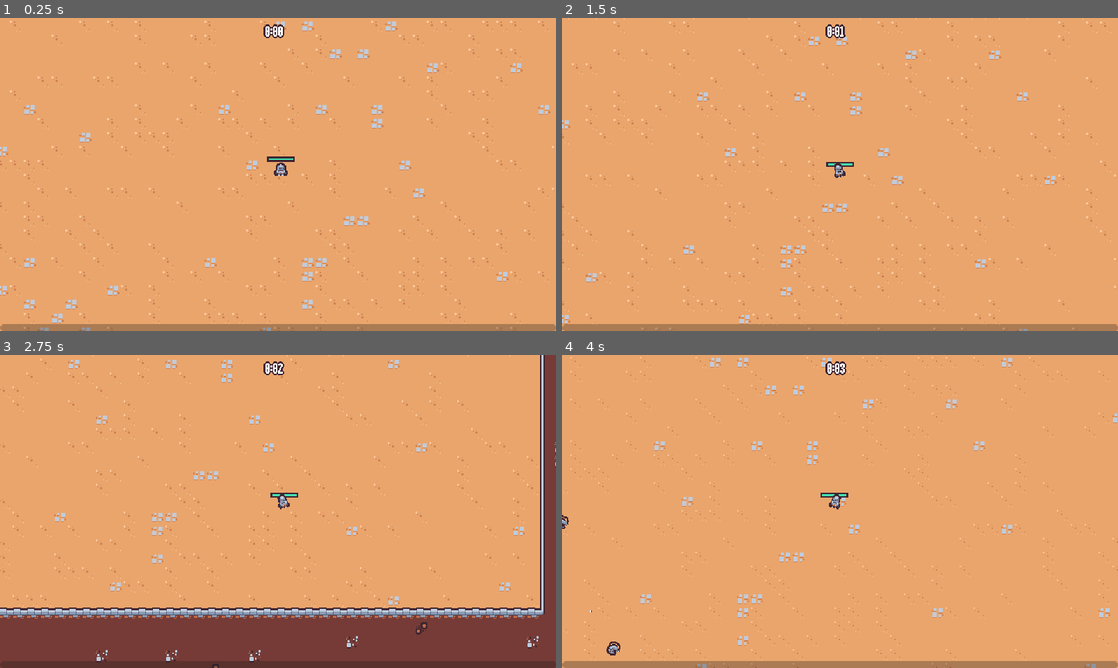
Above: before the commit, frames 1-4 (two rows, left to right).
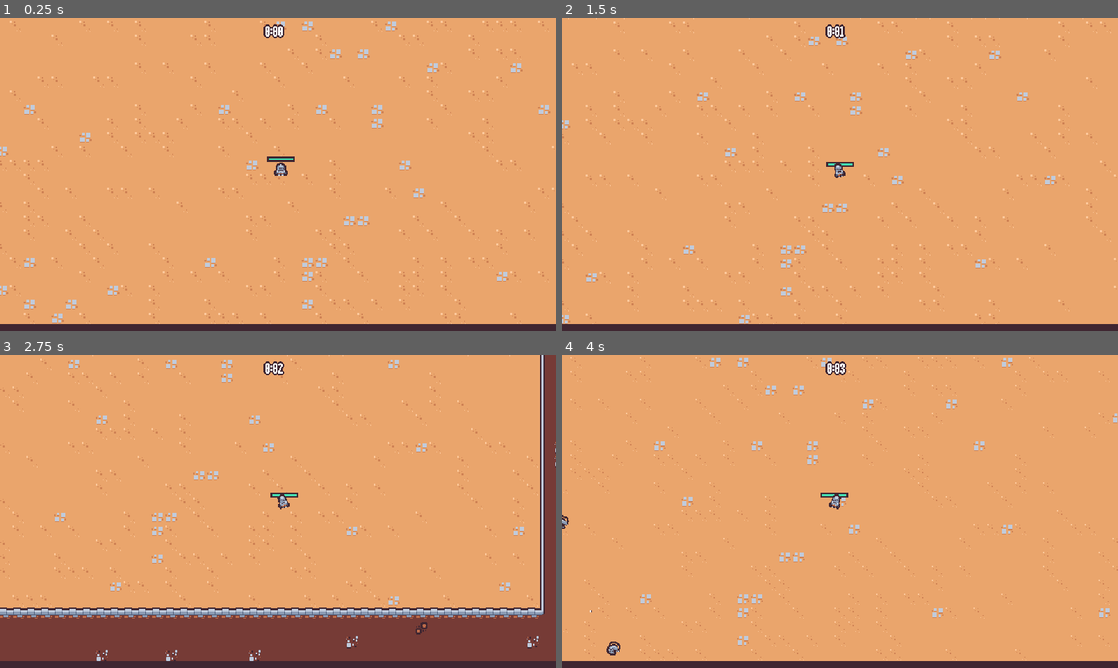
Above: after the commit, the same moments.

Repository: PWilliams0530/UdemySurvival2DGadotGame
Game: Godot game, scene res://scenes/main/main.tscn
Two runs of this game, one before a commit and one after it. Both use one fixed random seed, a clock stepped at 60 frames per second and the inputs below.
Inputs (mouse positions are in pixels of both pictures, inside the frame that each line leads up to):
- Up to frame 1 (0.25 s): no input
- Up to frame 2 (1.5 s): move the mouse to (962, 158) at 0.52 s; press the mouse at (962, 158) at 0.53 s; hold Right (move_right) 0.53-1.28 s; move the mouse to (728, 190) at 1.27 s; release the mouse at (728, 190) at 1.28 s; hold S (move_down) from 1.28 s (still down); click (728, 190) at 1.35 s
- Up to frame 3 (2.75 s): move the mouse to (333, 442) at 2.02 s; release S (move_down) at 2.03 s; press the mouse at (333, 442) at 2.03 s; hold Right (move_right) from 2.03 s (still down)
- Up to frame 4 (4 s): move the mouse to (812, 574) at 2.77 s; release Right (move_right) at 2.78 s; release the mouse at (812, 574) at 2.78 s; hold Up (move_up) 2.78-3.53 s; click (812, 574) at 2.85 s; move the mouse to (1006, 558) at 3.52 s; press the mouse at (1006, 558) at 3.53 s; hold A (move_left) from 3.53 s (still down)

The runs differ from the first frame. In frame 1, 2.2% of the frame differs, in the area x 0-100%, y 97-100%; in frame 2, 2.2%; in frame 3, 2.2%; in frame 4, 2.2%.

Commit message:
UpdatedExpBar

Diff:
--- a/resources/theme/theme.tres
+++ b/resources/theme/theme.tres
@@ -23,6 +23,17 @@
 texture_margin_bottom = 10.0
 region_rect = Rect2(0, 0, 16, 16)
 
+[sub_resource type="StyleBoxFlat" id="StyleBoxFlat_2t82b"]
+bg_color = Color(0.247059, 0.14902, 0.192157, 1)
+
+[sub_resource type="StyleBoxFlat" id="StyleBoxFlat_ble6b"]
+bg_color = Color(0.262745, 0.882353, 0.701961, 1)
+border_width_left = 2
+border_width_top = 2
+border_width_right = 2
+border_width_bottom = 2
+border_color = Color(0.247059, 0.14902, 0.192157, 1)
+
 [resource]
 default_font = ExtResource("1_i3lch")
 default_font_size = 16
@@ -30,3 +41,5 @@
 AlternatePanelContainer/styles/panel = SubResource("StyleBoxTexture_xyrq2")
 Label/constants/line_spacing = 0
 PanelContainer/styles/panel = SubResource("StyleBoxTexture_cgtn0")
+ProgressBar/styles/background = SubResource("StyleBoxFlat_2t82b")
+ProgressBar/styles/fill = SubResource("StyleBoxFlat_ble6b")
--- a/scenes/UI/experience_bar.tscn
+++ b/scenes/UI/experience_bar.tscn
@@ -1,6 +1,14 @@
-[gd_scene load_steps=2 format=3 uid="uid://dia2atumdc1l6"]
+[gd_scene load_steps=3 format=3 uid="uid://dia2atumdc1l6"]
 
 [ext_resource type="Script" path="res://scenes/UI/experience_bar.gd" id="1_cppll"]
+
+[sub_resource type="StyleBoxFlat" id="StyleBoxFlat_k30jx"]
+bg_color = Color(0.458824, 0.890196, 1, 1)
+border_width_left = 2
+border_width_top = 2
+border_width_right = 2
+border_width_bottom = 2
+border_color = Color(0.8, 0.8, 0.8, 0)
 
 [node name="ExperienceBar" type="CanvasLayer"]
 script = ExtResource("1_cppll")
@@ -18,6 +26,7 @@
 layout_mode = 2
 size_flags_vertical = 8
 mouse_filter = 2
+theme_override_styles/fill = SubResource("StyleBoxFlat_k30jx")
 max_value = 1.0
 value = 0.5
 show_percentage = false
--- a/scenes/game_objects/player/player.tscn
+++ b/scenes/game_objects/player/player.tscn
@@ -1,9 +1,48 @@
-[gd_scene load_steps=13 format=3 uid="uid://daomnp3blkx0k"]
+[gd_scene load_steps=11 format=3 uid="uid://daomnp3blkx0k"]
 
 [ext_resource type="Script" path="res://scenes/game_objects/player/player.gd" id="1_37j7f"]
 [ext_resource type="Texture2D" uid="uid://dp5rqwly1ikrc" path="res://scenes/game_objects/player/player.png" id="1_khkek"]
 [ext_resource type="PackedScene" uid="uid://c4576kfpaacyn" path="res://scenes/ability/sword_ability_controller/sword_ability_controller.tscn" id="2_1rxl0"]
 [ext_resource type="PackedScene" uid="uid://bqc54jdrffeb7" path="res://scenes/component/health_component.tscn" id="2_xbawc"]
+
+[sub_resource type="Animation" id="Animation_rlw8w"]
+length = 0.001
+tracks/0/type = "value"
+tracks/0/imported = false
+tracks/0/enabled = true
+tracks/0/path = NodePath("Visuals/Sprite2D:position")
+tracks/0/interp = 1
+tracks/0/loop_wrap = true
+tracks/0/keys = {
+"times": PackedFloat32Array(0),
+"transitions": PackedFloat32Array(1),
+"update": 0,
+"values": [Vector2(0, 0)]
+}
+tracks/1/type = "value"
+tracks/1/imported = false
+tracks/1/enabled = true
+tracks/1/path = NodePath("Visuals/Sprite2D:rotation")
+tracks/1/interp = 1
+tracks/1/loop_wrap = true
+tracks/1/keys = {
+"times": PackedFloat32Array(0),
+"transitions": PackedFloat32Array(1),
+"update": 0,
+"values": [0.0]
+}
+tracks/2/type = "value"
+tracks/2/imported = false
+tracks/2/enabled = true
+tracks/2/path = NodePath("Visuals/Sprite2D:scale")
+tracks/2/interp = 1
+tracks/2/loop_wrap = true
+tracks/2/keys = {
+"times": PackedFloat32Array(0),
+"transitions": PackedFloat32Array(1),
+"update": 0,
+"values": [Vector2(1, 1)]
+}
 
 [sub_resource type="Animation" id="Animation_u5nk7"]
 resource_name = "walk"
@@ -46,61 +85,11 @@
 "values": [Vector2(1, 1), Vector2(0.8, 1.1), Vector2(1.5, 0.7), Vector2(1, 1)]
 }
 
-[sub_resource type="Animation" id="Animation_rlw8w"]
-length = 0.001
-tracks/0/type = "value"
-tracks/0/imported = false
-tracks/0/enabled = true
-tracks/0/path = NodePath("Visuals/Sprite2D:position")
-tracks/0/interp = 1
-tracks/0/loop_wrap = true
-tracks/0/keys = {
-"times": PackedFloat32Array(0),
-"transitions": PackedFloat32Array(1),
-"update": 0,
-"values": [Vector2(0, 0)]
-}
-tracks/1/type = "value"
-tracks/1/imported = false
-tracks/1/enabled = true
-tracks/1/path = NodePath("Visuals/Sprite2D:rotation")
-tracks/1/interp = 1
-tracks/1/loop_wrap = true
-tracks/1/keys = {
-"times": PackedFloat32Array(0),
-"transitions": PackedFloat32Array(1),
-"update": 0,
-"values": [0.0]
-}
-tracks/2/type = "value"
-tracks/2/imported = false
-tracks/2/enabled = true
-tracks/2/path = NodePath("Visuals/Sprite2D:scale")
-tracks/2/interp = 1
-tracks/2/loop_wrap = true
-tracks/2/keys = {
-"times": PackedFloat32Array(0),
-"transitions": PackedFloat32Array(1),
-"update": 0,
-"values": [Vector2(1, 1)]
-}
-
 [sub_resource type="AnimationLibrary" id="AnimationLibrary_hhuoa"]
 _data = {
 "RESET": SubResource("Animation_rlw8w"),
 "walk": SubResource("Animation_u5nk7")
 }
-
-[sub_resource type="StyleBoxFlat" id="StyleBoxFlat_gbq1f"]
-bg_color = Color(0.247059, 0.14902, 0.192157, 1)
-
-[sub_resource type="StyleBoxFlat" id="StyleBoxFlat_h2w5o"]
-bg_color = Color(0.262745, 0.882353, 0.701961, 1)
-border_width_left = 2
-border_width_top = 2
-border_width_right = 2
-border_width_bottom = 2
-border_color = Color(0.247059, 0.14902, 0.192157, 1)
 
 [sub_resource type="CircleShape2D" id="CircleShape2D_404mv"]
 radius = 32.0
@@ -138,8 +127,6 @@
 offset_right = 16.0
 offset_bottom = -16.0
 pivot_offset = Vector2(16, 3)
-theme_override_styles/background = SubResource("StyleBoxFlat_gbq1f")
-theme_override_styles/fill = SubResource("StyleBoxFlat_h2w5o")
 max_value = 1.0
 value = 0.5
 show_percentage = false
Not shown: 1 places in resources/theme/theme.tres that only renumber resources
